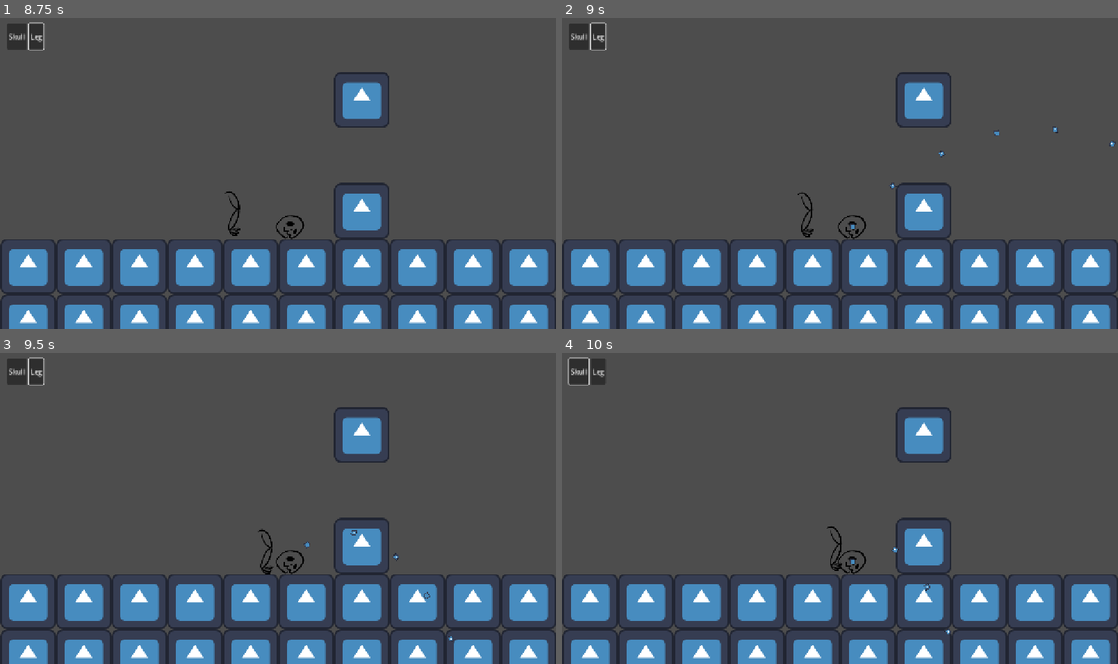
Above: before the commit, frames 1-4 (two rows, left to right).
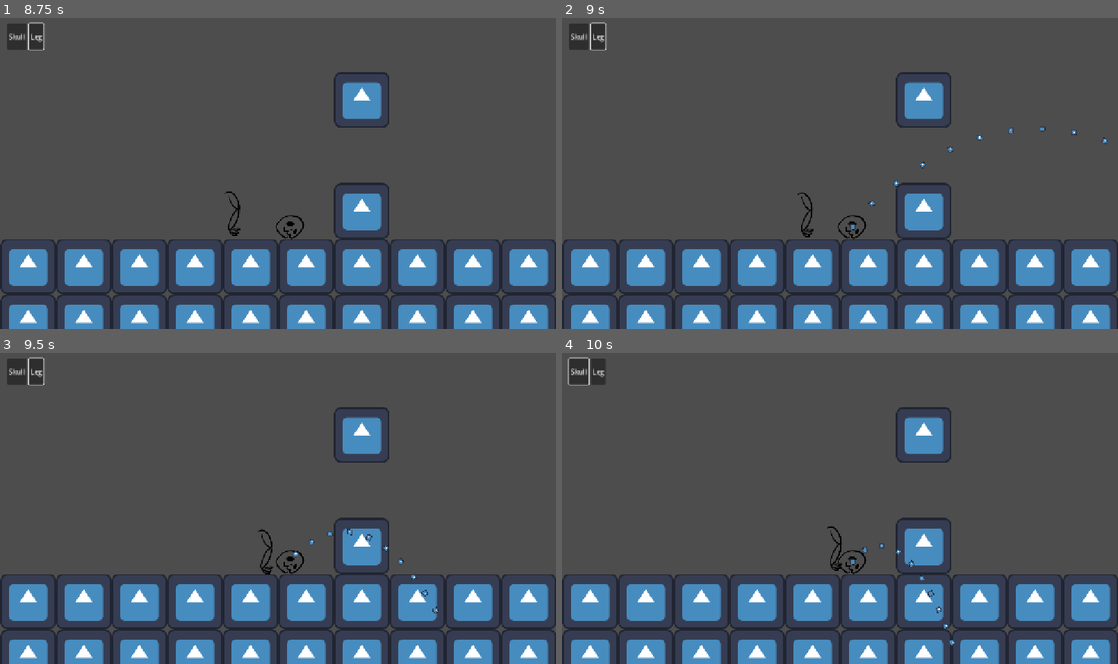
Above: after the commit, the same moments.

Repository: KettLovahr/ludum-dare-58
Game: Godot game, scene res://Scenes/Levels/01.tscn
Same seed, same stepped clock (60 frames per second), same inputs: the game is played once before the commit and once after it. The engine's default icon, where the game draws it, is replaced by a stand-in: a white triangle on a blue panel in a dark square.
Inputs (mouse positions are in pixels of both pictures, inside the frame that each line leads up to):
- Up to frame 1 (8.75 s): click "Skull" at 0.5 s; click "Leg" at 1.25 s; tap Enter at 2, 8 s; move the mouse to (239, 226) at 2.02 s; hold Right (move_right) 2.03-3.53 s; click (239, 226) at 2.17 s; tap Up (move_up) at 2.27, 3.02, 4.52, 5.27, 6.02, 7.52, 8.27 s; move the mouse to (161, 217) at 2.77 s; click (161, 217) at 2.92 s; move the mouse to (111, 126) at 3.52 s; hold Left (move_left) 3.53-5.78 s; move the mouse to (305, 173) at 4.27 s; click (305, 173) at 4.42 s; move the mouse to (194, 95) at 5.02 s; move the mouse to (400, 157) at 5.77 s; hold Right (move_right) from 5.78 s (still down); move the mouse to (166, 189) at 6.52 s; click (166, 189) at 6.67 s; tap Space at 7.25 s; move the mouse to (333, 105) at 7.27 s; move the mouse to (250, 235) at 8.02 s
- Up to frame 2 (9 s): keep holding Right (move_right); move the mouse to (1006, 220) at 8.77 s; click (1006, 220) at 8.92 s
- Up to frame 3 (9.5 s): keep holding Right (move_right); tap Up (move_up) at 9.02 s
- Up to frame 4 (10 s): move the mouse to (673, 461) at 9.52 s; release Right (move_right) at 9.53 s; hold Left (move_left) from 9.53 s (still down)

Frame 1 is identical in both runs. In frame 2, 0.1% of the frame differs, in the area x 55-100%, y 34-61%; in frame 3, 0.1%, in the area x 52-82%, y 56-93%; in frame 4, 0.1%.

Commit message:
Removed unused vars

Diff:
--- a/Scenes/Objects/Player/Parts/Leg/KickArea.gd
+++ b/Scenes/Objects/Player/Parts/Leg/KickArea.gd
@@ -22,9 +22,10 @@
 	height = abs(strength) * 6
 	curve.clear_points()
 	curve.add_point( Vector2.ZERO )
+	# just simulate the whole path i guess idfk
 	var yvel = -height
 	var yp = yvel / 60
-	for i in range(100):
+	for i in range(60):
 		curve.add_point(Vector2(dist * i / 60, yp))
 		yp += yvel / 60
 		yvel += PlayerPart.GRAVITY / 60
--- a/Scenes/Objects/Player/PlayerPart.gd
+++ b/Scenes/Objects/Player/PlayerPart.gd
@@ -3,11 +3,6 @@
 class_name PlayerPart
 
 const GRAVITY: float = 1000
-
-var kick_state: bool
-var kick_curve: Curve2D
-var kick_position: float = 0.0
-var kick_initial_position: Vector2
 
 var selected: bool:
 	get:
